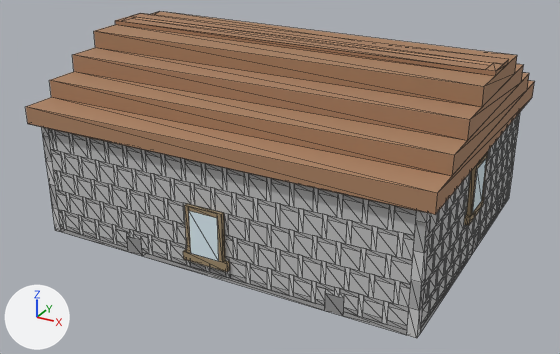
The glTF model assets/edificios/cocina_comunal_04.glb, before and after one commit.
The view is the same before and after, from a 50 mm camera at (13.18, -19.39, 8.56) aimed at (5.06, -4.63, 1.18). Every picture has the same lights, and +X, +Y and +Z are marked at lower left. The picture after the commit comes second. Mesh edges are drawn as thin lines. Vertices at exactly the same position are counted once.

Objects in the first picture: 'cocina_comunal_04'.
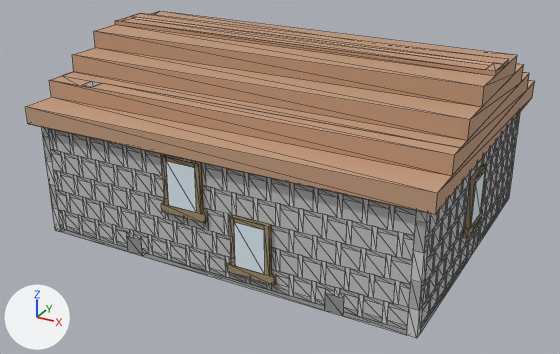
The newer file is also turned or shifted as a whole; pictures and numbers use the older file's frame.

The change, as a list of edits to the scene's bpy script:
```text
Change me_cocina_comunal_04:
    used by ob_cocina_comunal_04; location = (0.0, 0.0, 0.0)
    remove me_cocina_comunal_04.from_pydata(...)  # 2199 vertices, 2304 faces; spans x 0.4..9.8, y -7.8..-0.4, z 0.0..4.4
    add me_cocina_comunal_04.from_pydata(...)  # 2210 vertices, 2328 faces; spans x 0.4..9.8, y -7.8..-0.4, z 0.0..4.4
    me_cocina_comunal_04 part 1
    127 vertices are removed from x 0.5..9.7, y -7.7..-0.5, z 0.0..2.6
    245 faces are deleted
    6 vertices move from x 0.5..9.6, y -7.6..-3.5, z 0.8..2.6 to x 0.5..9.6, y -7.7..-3.5, z 0.8..2.6
    33 vertices are added at x 0.4..9.8, y -7.6..-0.5, z 0.0..3.5
    16 new vertices lie (0.0, 0.0, -0.1) away from vertices in x 0.5..9.6, y -7.6..-0.6, z 0.5..2.1
    12 new vertices lie (0.0, -0.1, 0.0) away from vertices in x 0.5..9.6, y -7.6..-3.2, z 0.5..2.6
    16 new vertices lie (0.1, 0.0, 0.0) away from vertices in x 0.5..9.6, y -7.7..-3.7, z 0.5..2.6
    12 new vertices lie (0.0, 0.0, -0.2) away from vertices in x 0.6..9.7, y -7.7..-3.3, z 0.5..1.5
    9 new vertices lie (-0.1, 0.0, 0.0) away from vertices in x 0.6..6.5, y -7.7..-3.3, z 0.5..2.6
    8 new vertices lie (0.4, 0.0, 0.0) away from vertices in x 4.2..5.8, y -7.6..-0.6, z 0.3..1.1
    8 new vertices lie (-0.4, 0.0, 0.0) away from vertices in x 4.9..6.9, y -7.6, z 0.3..1.3
    7 new vertices lie (0.0, 0.0, 1.0) away from vertices in x 0.5..9.7, y -7.7..-3.5, z 0.5..1.5
    6 new vertices lie (0.0, 0.0, 1.1) away from vertices in x 0.5..9.7, y -4.9..-4.0, z 1.0..1.1
    6 new vertices lie (0.0, 0.1, 0.0) away from vertices in x 0.6..9.7, y -4.9..-0.6, z 0.4..2.1
    5 new vertices lie (0.1, 0.0, 0.0) away from vertices in x 3.9..5.9, y -7.6..-0.5, z 0.3..1.3
    269 new faces join them
    me_cocina_comunal_04 part 2: 72 kept faces spanning x 0.4..9.8, y -7.8..-0.4, z 2.7..4.4 get new vertex colours; the middle colour goes from brown #aa8162 to brown #c29a7c
```

What differs and where, as boxes [x1, y1, x2, y2] in the pictures (560 x 354 px; the box of a moved part takes in the faces that stretch with it):
part 1 of me_cocina_comunal_04, moved or reshaped: before [51, 72, 488, 291]; after [51, 72, 487, 291]
part 2 of me_cocina_comunal_04, recoloured: [26, 11, 535, 215] in both
